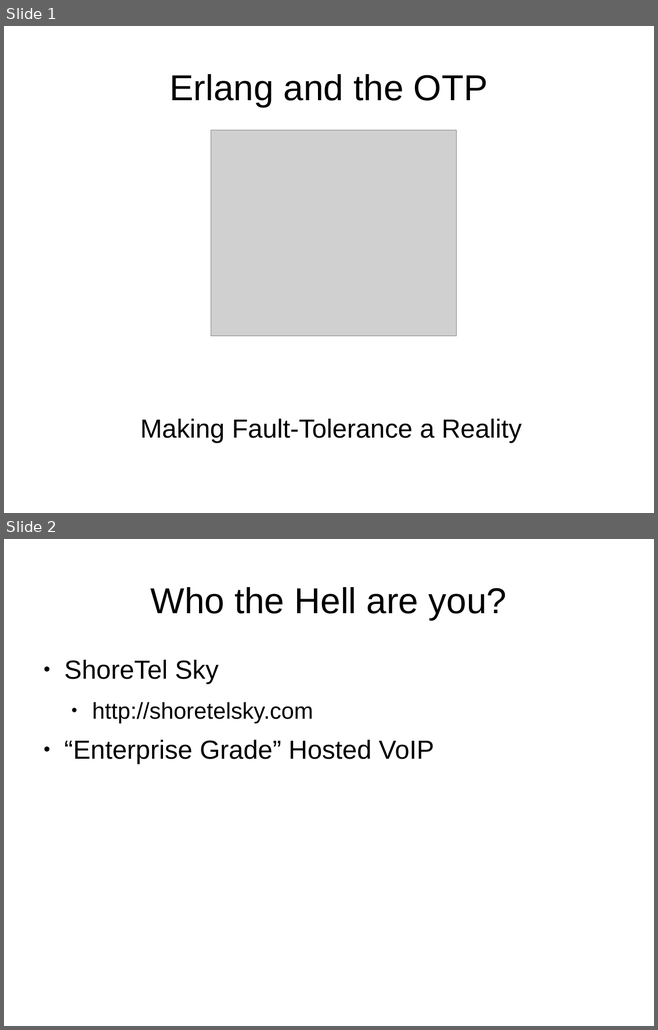
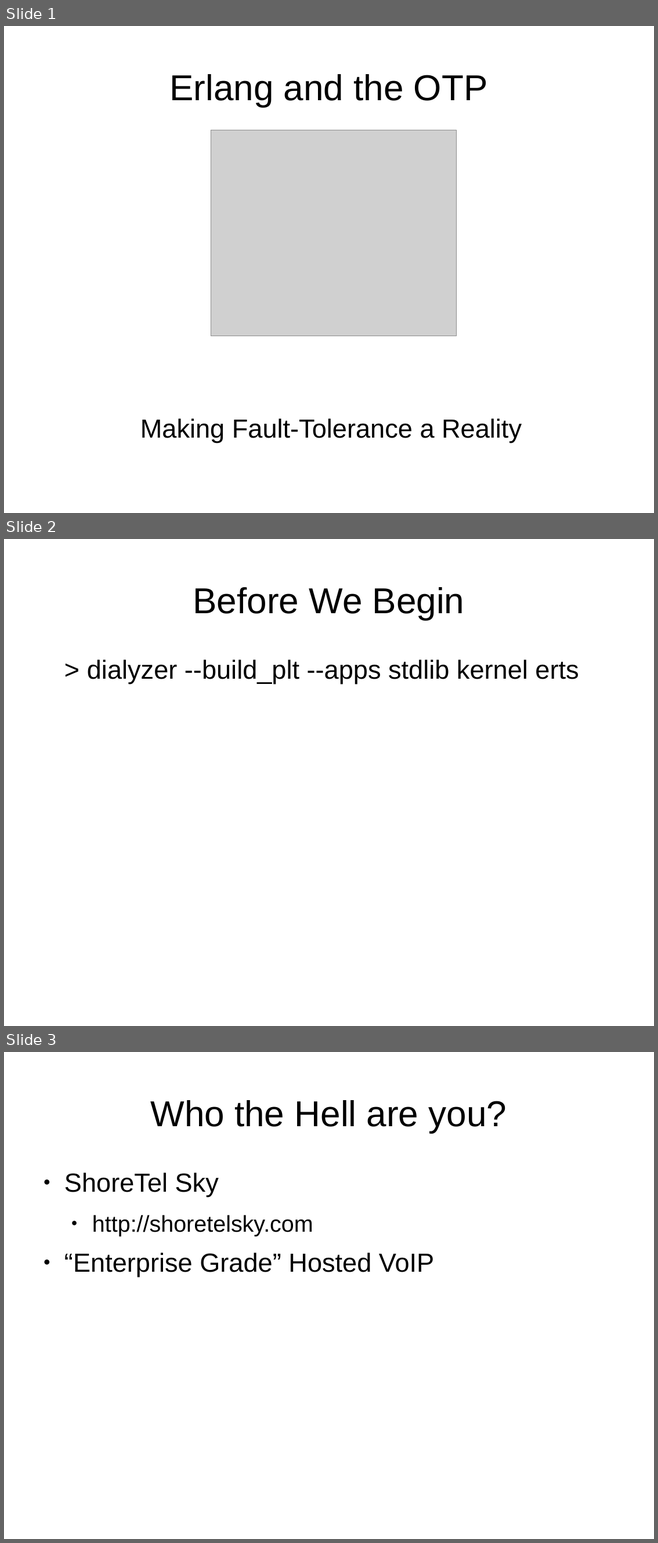
Before and after one commit to bernardd/OTPworkshop, a slide deck: Slides.odp. Shown one above the other, each under a label of ours: slides 1 and 2 before the commit, slides 1, 2 and 3 after it. The pictures are 658x1030 and 658x1543 pixels, drawn with LibreOffice and Linux fonts; fonts in the diff are those of the drawing; grey boxes stand for pictures. Boxes give left, top, right and bottom in pixels: in the first picture for what was removed or moved away, otherwise in the second. Text is boxed around its words. In the diff, an @@ line names an element or a change of style, - is before the commit and + after.

Commit message:
Update slides

```diff
--- a/Slides.odp
+++ b/Slides.odp
@@ slide 2 added at bbox=[4, 539, 654, 1026], background #FFFFFF @@
@@ title added at bbox=[193, 587, 465, 620], 44 pt, text #000000 @@
+Before We Begin
@@ text added at bbox=[87, 660, 578, 684], 32 pt, text #000000 @@
+> dialyzer --build_plt --apps stdlib kernel erts
@@ what was slide 2 is now slide 3 @@
```
Also in this commit, not shown: 1 other slide added.
